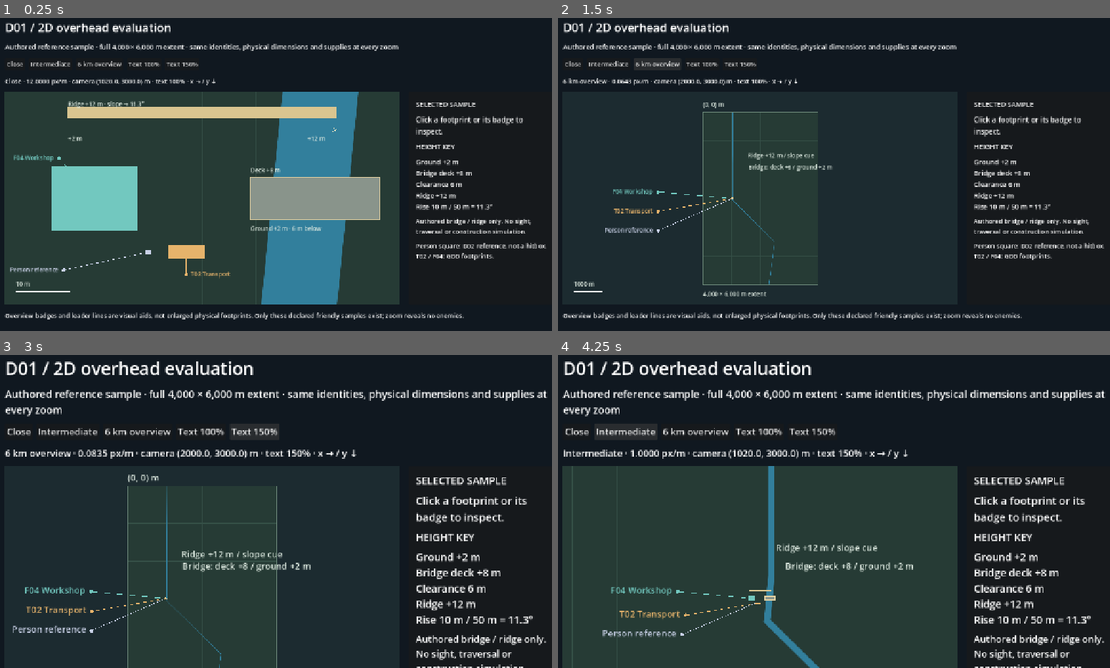
Above: before the commit, frames 1-4 (two rows, left to right).
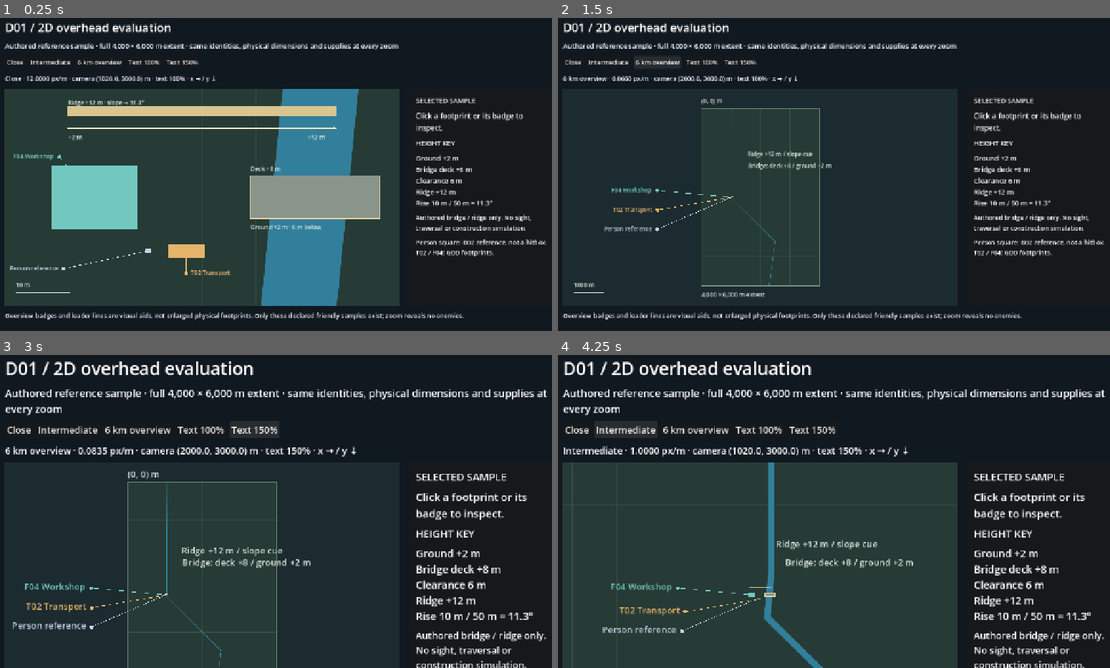
Above: after the commit, the same moments.

Repository: TheInfinityIQ/Trencho_V4
Game: Godot game, scene res://game/overhead_evaluation/overhead_evaluation.tscn
Same seed, same stepped clock (60 frames per second), same inputs: the game is played once before the commit and once after it. This scene is started directly instead of the project's main scene.
Inputs:
- Up to frame 1 (0.25 s): no input
- Up to frame 2 (1.5 s): click "Intermediate" at 0.5 s; click "6 km overview" at 1.25 s
- Up to frame 3 (3 s): click "Text 100%" at 2 s; click "Text 150%" at 2.75 s
- Up to frame 4 (4.25 s): click "Intermediate" at 3.5 s

The runs differ from the first frame. In frame 1, 7.8% of the frame differs, in the area x 0-99%, y 8-92%; in frame 2, 6.6%; in frame 3, 8.8%; in frame 4, 9.8%, in the area x 0-100%, y 10-100%.

Commit message:
Keep enlarged-text evaluation layout within the rendered viewport

Diff:
--- a/game/overhead_evaluation/overhead_evaluation.gd
+++ b/game/overhead_evaluation/overhead_evaluation.gd
@@ -27,7 +27,7 @@
 	for side in ["left", "right", "top", "bottom"]: margin.add_theme_constant_override("margin_" + side, 24)
 	add_child(margin)
 	var layout := VBoxContainer.new()
-	layout.add_theme_constant_override("separation", 14)
+	layout.add_theme_constant_override("separation", 12)
 	margin.add_child(layout)
 	_label(layout, "D01 / 2D overhead evaluation", 26)
 	_label(layout, "Authored reference sample · full 4,000 × 6,000 m extent · same identities, physical dimensions and supplies at every zoom", 15)
--- a/game/overhead_evaluation/tests/overhead_input_test.gd
+++ b/game/overhead_evaluation/tests/overhead_input_test.gd
@@ -74,5 +74,5 @@
 
 func _visible_bounds(node: Node) -> void:
 	if node is Control and node.is_visible_in_tree():
-		assert_bool(node.get_viewport_rect().grow(1).encloses(node.get_global_rect())).override_failure_message("Visible evaluation control fits render: " + str(node.get_path())).is_true()
+		assert_bool(node.get_viewport_rect().grow(1).encloses(node.get_global_rect())).override_failure_message("Visible evaluation control fits render: %s; bounds %s; viewport %s" % [node.get_path(), node.get_global_rect(), node.get_viewport_rect()]).is_true()
 	for child in node.get_children(): _visible_bounds(child)
Not shown, changed: docs/d01_overhead_evaluation.md
